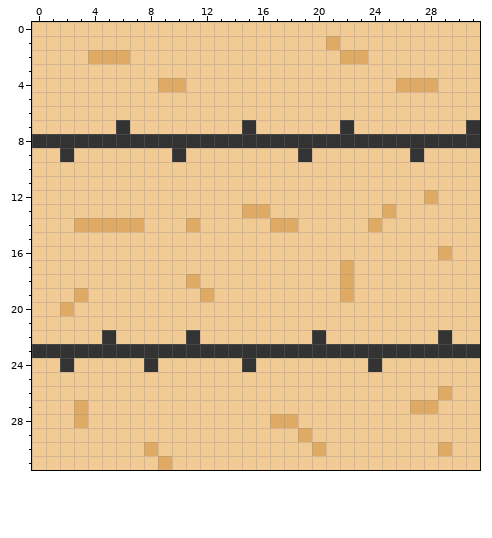
Two states of a pixel-art sprite, graphics/tile_3.png. This is how it looked before the edit.
The file is 32x32 pixels.
Once edited:
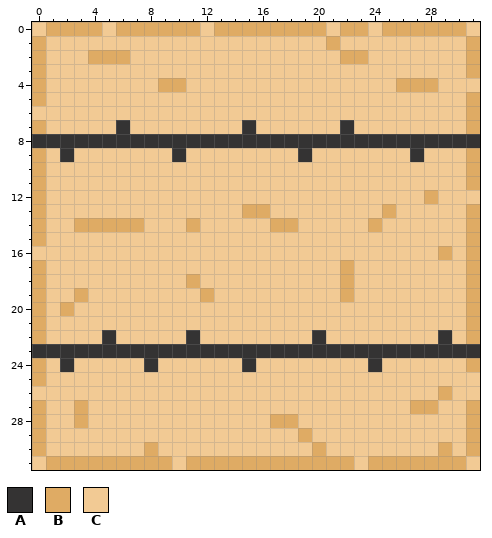
Palette (. is transparent): A #343333  B #dfab64  C #f2ca94
From old to new:
y 0: x 1..4 CCCC -> BBBB; x 6..11 CCCCCC -> BBBBBB; x 13..20 CCCCCCCC -> BBBBBBBB; x 22..23 CC -> BB; x 25..30 CCCCCC -> BBBBBB
y 1..3: x 0 C -> B; x 31 C -> B
y 4: x 0 C -> B
y 5: x 0 C -> B; x 31 C -> B
y 6: x 31 C -> B
y 7: x 0 C -> B; x 31 A -> B
y 9..11: x 0 C -> B; x 31 C -> B
y 12: x 0 C -> B
y 13..15: x 0 C -> B; x 31 C -> B
y 16: x 31 C -> B
y 17..22: x 0 C -> B; x 31 C -> B
y 24: x 0 C -> B; x 31 C -> B
y 25: x 0 C -> B
y 27..30: x 0 C -> B; x 31 C -> B
y 31: x 1..8 CCCCCCCC -> BBBBBBBB; x 11..22 CCCCCCCCCCCC -> BBBBBBBBBBBB; x 24..30 CCCCCCC -> BBBBBBB
Pixel boxes of the changes (left, top, right, bottom) in both pictures:
changed: (32, 22, 480, 470)
